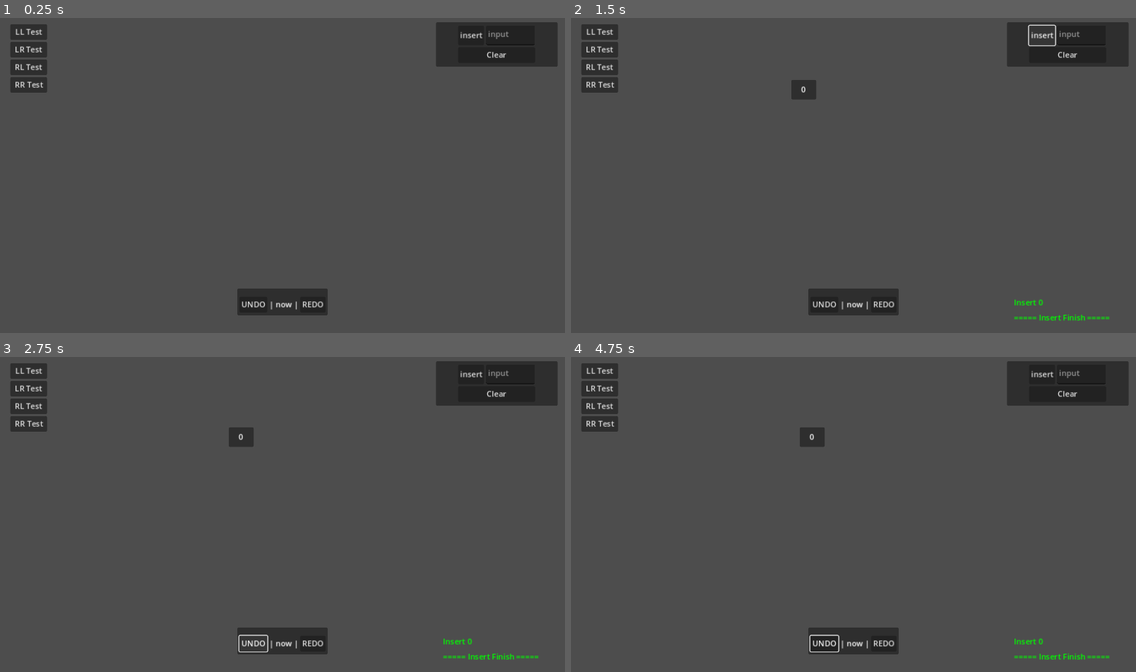
Above: before the commit, frames 1-4 (two rows, left to right).
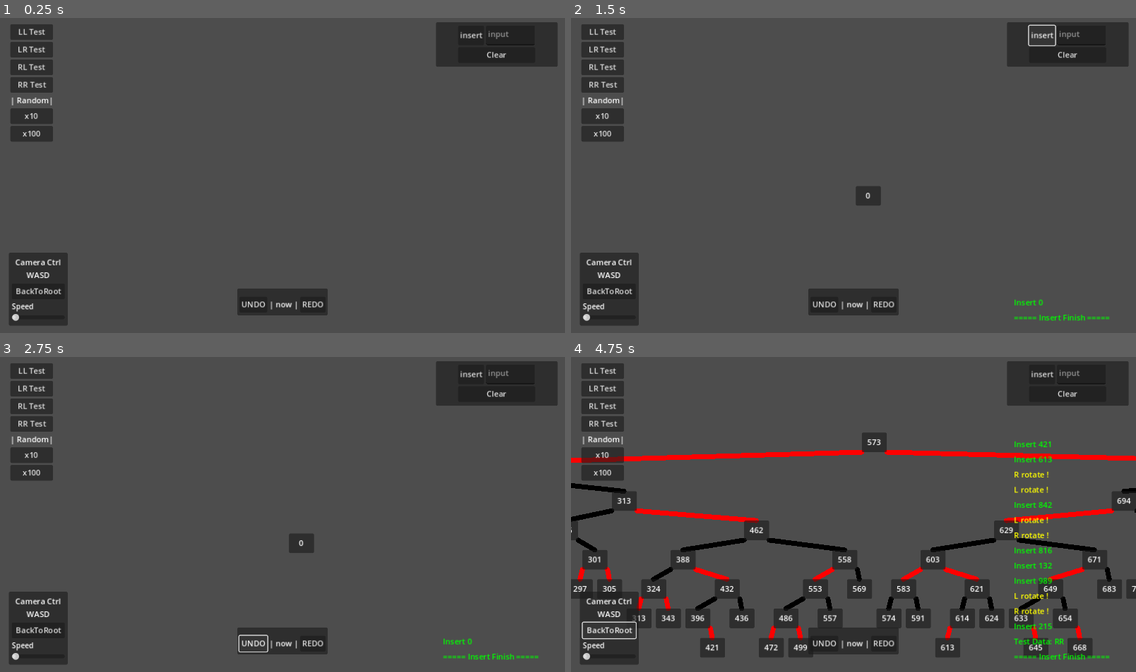
Above: after the commit, the same moments.

Repository: DennisFan11/RBtree
Game: Godot game, scene res://MainScene/MainScene.tscn
The game is run twice, just before and just after one commit, with the same random seed, the same clock (stepped at 60 frames per second) and the same inputs.
Inputs (mouse positions are in pixels of both pictures, inside the frame that each line leads up to):
- Up to frame 1 (0.25 s): no input
- Up to frame 2 (1.5 s): click (1079, 36) at 0.52 s; type "Alex" at 0.6 s; click "insert" at 1.25 s
- Up to frame 3 (2.75 s): click "UNDO" at 2 s
- Up to frame 4 (4.75 s): click (604, 454) at 2.75 s, where only the run after the commit has a clickable "x10"; click (604, 473) at 3.5 s, where only the run after the commit has a clickable "x100"; click (610, 631) at 4.25 s, where only the run after the commit has a clickable "BackToRoot"

The runs differ from the first frame. In frame 1, 3.5% of the frame differs, in the area x 1-12%, y 2-98%; in frame 2, 4.0%; in frame 3, 4.0%; in frame 4, 18%, in the area x 0-100%, y 2-98%.

Commit message:
add more ui 2

Diff:
--- a/MainScene/MainScene.tscn
+++ b/MainScene/MainScene.tscn
@@ -39,25 +39,25 @@
 layout_mode = 0
 offset_top = -976.0
 offset_right = 1053.0
-color = Color(0.266667, 0.137255, 0.337255, 1)
+color = Color(0.407843, 0.607843, 1, 1)
 
 [node name="ColorRect2" type="ColorRect" parent="BackGround/CenterContainer/Control"]
 layout_mode = 0
 offset_left = -1323.0
 offset_bottom = 824.0
-color = Color(0.266667, 0.137255, 0.337255, 1)
+color = Color(0.407843, 0.607843, 1, 1)
 
 [node name="ColorRect3" type="ColorRect" parent="BackGround/CenterContainer/Control"]
 layout_mode = 0
 offset_left = -1387.0
 offset_top = -1213.0
-color = Color(0.141176, 0.0470588, 0.196078, 1)
+color = Color(0.384314, 0.572549, 0.941176, 1)
 
 [node name="ColorRect4" type="ColorRect" parent="BackGround/CenterContainer/Control"]
 layout_mode = 0
 offset_right = 1216.0
 offset_bottom = 1052.0
-color = Color(0.141176, 0.0470588, 0.196078, 1)
+color = Color(0.384314, 0.572549, 0.941176, 1)
 
 [node name="UI" type="CanvasLayer" parent="."]
 
@@ -149,6 +149,19 @@
 focus_mode = 0
 text = "RR Test"
 
+[node name="Label" type="Label" parent="UI/Control/HBoxContainer"]
+layout_mode = 2
+text = "| Random|
+"
+
+[node name="Random100Button" type="Button" parent="UI/Control/HBoxContainer"]
+layout_mode = 2
+text = "x10"
+
+[node name="Random1000Button" type="Button" parent="UI/Control/HBoxContainer"]
+layout_mode = 2
+text = "x100"
+
 [node name="UndoRedoPanel" type="Panel" parent="UI/Control"]
 layout_mode = 2
 anchor_right = 1.0
@@ -181,12 +194,57 @@
 layout_mode = 2
 text = "REDO"
 
+[node name="ViewPanel" type="Panel" parent="UI/Control"]
+layout_mode = 1
+anchors_preset = 15
+anchor_right = 1.0
+anchor_bottom = 1.0
+offset_left = 18.0
+offset_top = 484.0
+offset_right = -1014.0
+offset_bottom = -15.0
+grow_horizontal = 2
+grow_vertical = 2
+
+[node name="VBoxContainer" type="VBoxContainer" parent="UI/Control/ViewPanel"]
+layout_mode = 1
+anchors_preset = 15
+anchor_right = 1.0
+anchor_bottom = 1.0
+offset_left = 6.0
+offset_top = 5.0
+offset_right = -6.0
+offset_bottom = -5.0
+grow_horizontal = 2
+grow_vertical = 2
+alignment = 1
+
+[node name="Label" type="Label" parent="UI/Control/ViewPanel/VBoxContainer"]
+layout_mode = 2
+text = "Camera Ctrl
+WASD"
+horizontal_alignment = 1
+
+[node name="BackToRoot" type="Button" parent="UI/Control/ViewPanel/VBoxContainer"]
+layout_mode = 2
+text = "BackToRoot"
+
+[node name="Label2" type="Label" parent="UI/Control/ViewPanel/VBoxContainer"]
+layout_mode = 2
+theme_override_font_sizes/font_size = 15
+text = "Speed"
+
+[node name="HSlider" type="HSlider" parent="UI/Control/ViewPanel/VBoxContainer"]
+layout_mode = 2
+min_value = 500.0
+max_value = 4000.0
+value = 500.0
+
 [node name="Tree" type="Node2D" parent="."]
 unique_name_in_owner = true
 
 [node name="Camera2D" type="Camera2D" parent="."]
 unique_name_in_owner = true
-position = Vector2(153, 217)
 
 [connection signal="button_down" from="UI/Control/Panel/CenterContainer/VBoxContainer/HBoxContainer/Button" to="." method="_on_button_button_down"]
 [connection signal="button_down" from="UI/Control/Panel/CenterContainer/VBoxContainer/ClearButton" to="." method="_on_clear_button_button_down"]
@@ -194,3 +252,6 @@
 [connection signal="button_down" from="UI/Control/HBoxContainer/LR" to="." method="_on_lr_button_down"]
 [connection signal="button_down" from="UI/Control/HBoxContainer/RL" to="." method="_on_rl_button_down"]
 [connection signal="button_down" from="UI/Control/HBoxContainer/RR" to="." method="_on_rr_button_down"]
+[connection signal="button_down" from="UI/Control/HBoxContainer/Random100Button" to="." method="_on_random_100_button_button_down"]
+[connection signal="button_down" from="UI/Control/HBoxContainer/Random1000Button" to="." method="_on_random_1000_button_button_down"]
+[connection signal="button_down" from="UI/Control/ViewPanel/VBoxContainer/BackToRoot" to="." method="_on_back_to_root_button_down"]
--- a/MainScene/main_scene.gd
+++ b/MainScene/main_scene.gd
@@ -22,10 +22,12 @@
 		%Camera2D.zoom *= 1.1
 	elif event.is_action_pressed("zoom_out"):
 		%Camera2D.zoom *= 0.9
+	elif event.is_action_pressed("right_click"):
+		_on_back_to_root_button_down()
 
 func _on_button_button_down() -> void: ## insert
 	if %TextEdit.text == "":
-		_insert(randi_range(0, 99))
+		_insert(randi_range(0, 999))
 		return
 	var val:float = %TextEdit.text.to_float()
 	%TextEdit.text = ""
@@ -143,4 +145,21 @@
 	_root = null
 	for i in %Tree.get_children():
 		i.queue_free()
+
+func _on_random_100_button_button_down() -> void:
+	for i in range(10):
+		_insert(randi_range(0, 1000), true)
+	_message("[color=green]Test Data: RR [/color]")
+	_message("[color=green]===== Insert Finish =====[/color]")
+
+func _on_random_1000_button_button_down() -> void:
+	for i in range(100):
+		_insert(randi_range(0, 1000), true)
+	_message("[color=green]Test Data: RR [/color]")
+	_message("[color=green]===== Insert Finish =====[/color]")
 #endregion
+
+
+func _on_back_to_root_button_down() -> void:
+	if _root:
+		_camera_pos = _root.global_position + Vector2(0.0, 150.0)
--- a/project.godot
+++ b/project.godot
@@ -56,3 +56,8 @@
 "events": [Object(InputEventKey,"resource_local_to_scene":false,"resource_name":"","device":-1,"window_id":0,"alt_press …(192 unchanged characters)…
 ]
 }
+right_click={
+"deadzone": 0.5,
+"events": [Object(InputEventMouseButton,"resource_local_to_scene":false,"resource_name":"","device":-1,"window_id":0,"alt_pressed":false,"shift_pressed":false,"ctrl_pressed":false,"meta_pressed":false,"button_mask":2,"position":Vector2(230, 20),"global_position":Vector2(239, 66),"factor":1.0,"button_index":2,"canceled":false,"pressed":true,"double_click":false,"script":null)
+]
+}
--- a/treeNode/tree_node.gd
+++ b/treeNode/tree_node.gd
@@ -45,7 +45,7 @@
 	RED:Color.RED,
 	DOUBLE_BLACK:Color.GRAY
 }
-const H_SPACE = 60.0
+const H_SPACE = 30.0 # 60
 const V_SPACE = 60.0
 const LERP_SPEED = 5.5
 func _process(delta: float) -> void:
